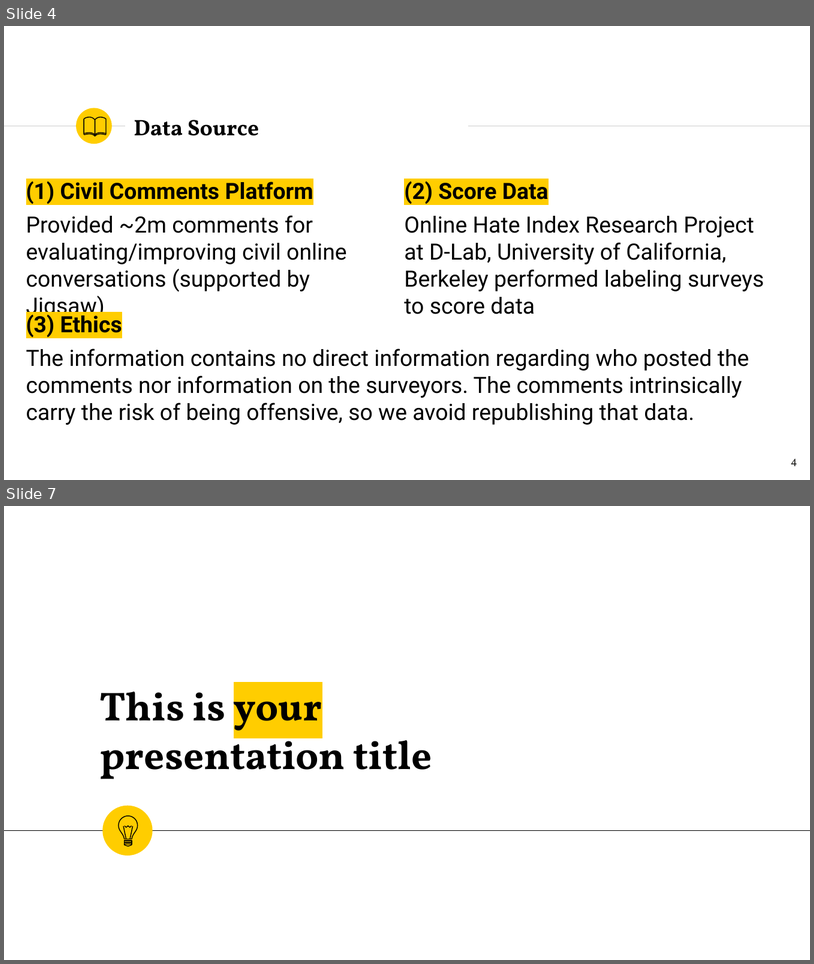
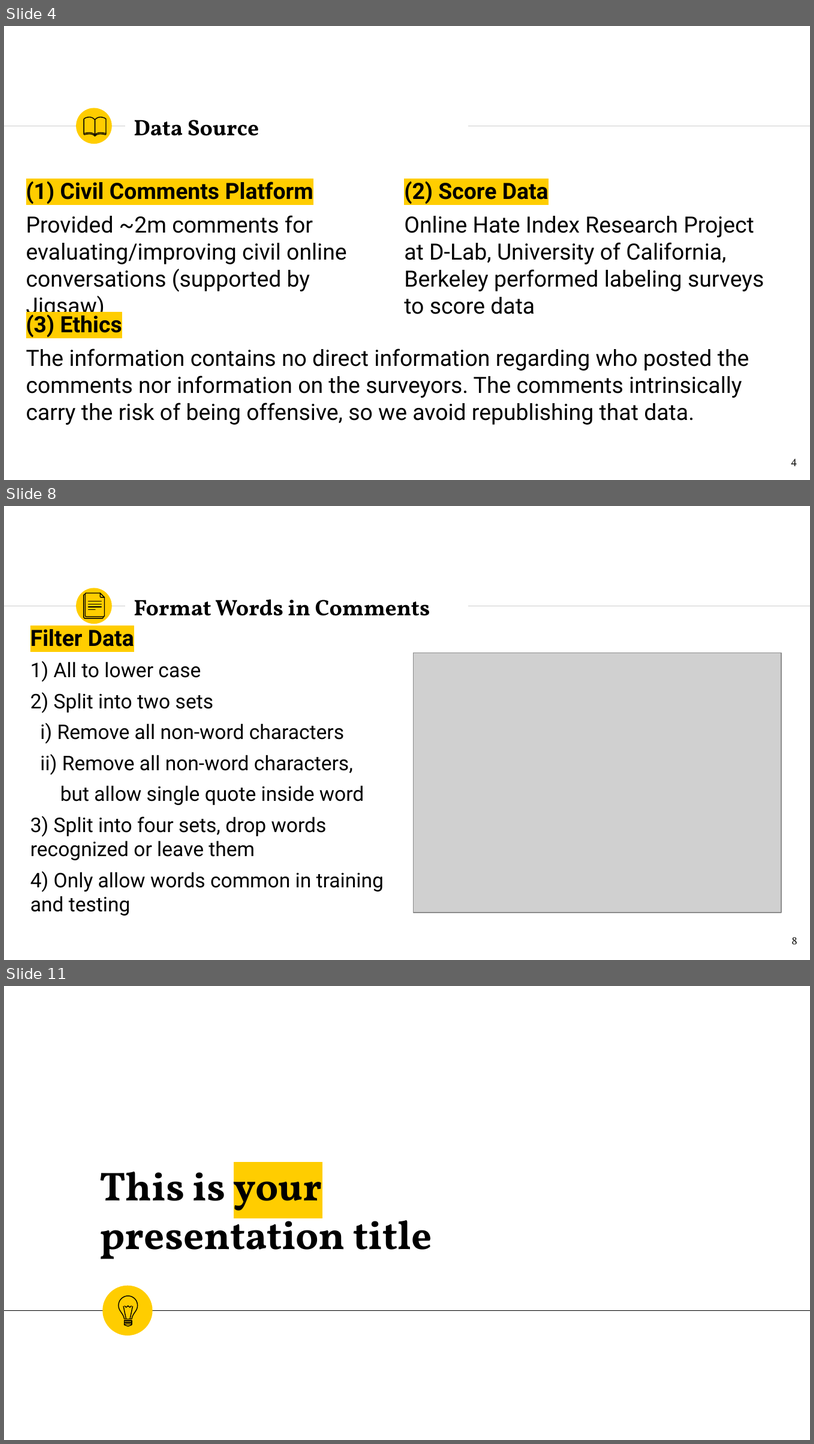
Before and after one commit to abfarahani/Toxicity-Classification, a slide deck: doc/csciFinalProjectPresentation.pptx. Shown one above the other, each under a label of ours: slides 4 and 7 before the commit, slides 4, 8 and 11 after it; the slides between them are not shown. The pictures are 814x964 and 814x1444 pixels, drawn with LibreOffice and Linux fonts; fonts in the diff are those of the drawing; grey boxes stand for pictures. Boxes give left, top, right and bottom in pixels: in the first picture for what was removed or moved away, otherwise in the second. Text is boxed around its words. In the diff, an @@ line names an element or a change of style, - is before the commit and + after.

```diff
--- a/doc/csciFinalProjectPresentation.pptx
+++ b/doc/csciFinalProjectPresentation.pptx
@@ slide 8 added at bbox=[4, 506, 810, 960], background #FFFFFF; not listed: 3 template elements that a slide beside it also shows @@
@@ group added at bbox=[84, 593, 105, 618]: 7 freeform shapes @@
@@ title added at bbox=[134, 599, 431, 616], 20 pt, text #000000, bold @@
+Format Words in Comments
@@ text added at bbox=[30, 625, 384, 915], 18 pt, text #000000 @@
+Filter Data
+1) All to lower case
+2) Split into two sets
+i) Remove all non-word characters
+ii) Remove all non-word characters,
+but allow single quote inside word
+3) Split into four sets, drop words recognized or leave them
+4) Only allow words common in training and testing
@@ picture added at bbox=[414, 653, 782, 912] @@
@@ page number added at bbox=[792, 937, 797, 944], 10 pt, text #1D1D1B @@
+8
@@ what was slide 7 is now slide 11 @@
```
Also in this commit, not shown: 5 slides changed, 3 other slides added.
